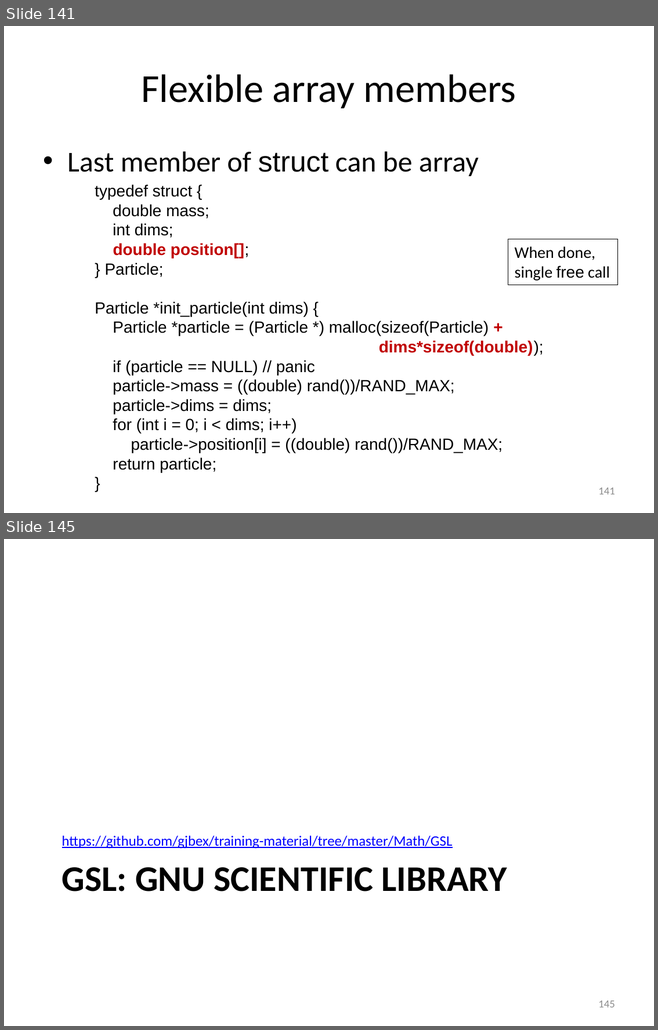
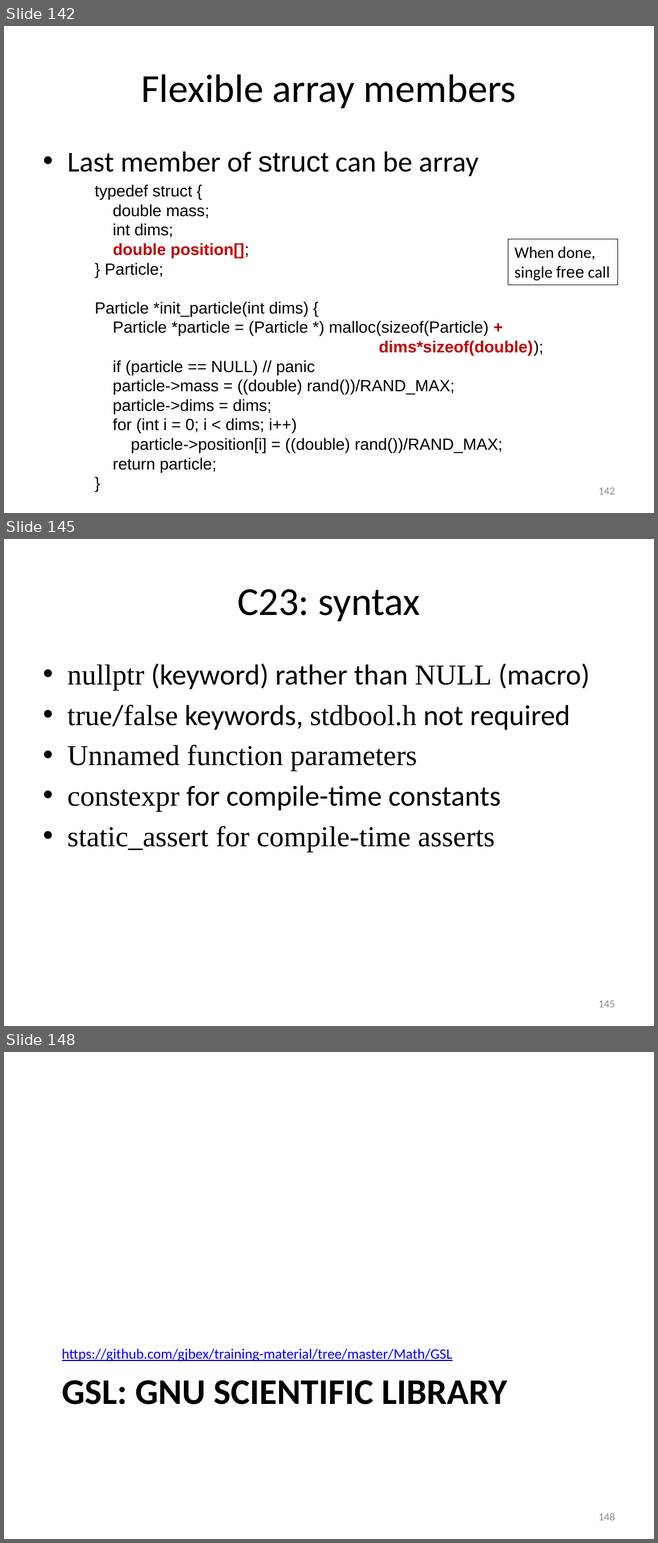
Before and after one commit to gjbex/Scientific-C, a slide deck: scientific_c.pptx. Shown one above the other, each under a label of ours: slides 141 and 145 before the commit, slides 142, 145 and 148 after it; the slides between them are not shown. The pictures are 658x1030 and 658x1543 pixels, drawn with LibreOffice and Linux fonts; fonts in the diff are those of the drawing. Boxes give left, top, right and bottom in pixels: in the first picture for what was removed or moved away, otherwise in the second. Text is boxed around its words. In the diff, an @@ line names an element or a change of style, - is before the commit and + after.

```diff
--- a/scientific_c.pptx
+++ b/scientific_c.pptx
@@ slide 145 added at [4,539,654,1026], background #FFFFFF @@
@@ title added at [237,589,420,621], 44 pt, text #000000 @@
+C23: syntax
@@ text added at [67,663,590,852], 32 pt, text #000000 @@
+• nullptr (keyword) rather than NULL (macro)
+• true/false keywords, stdbool.h not required
+• Unnamed function parameters
+• constexpr for compile-time constants
+• static_assert for compile-time asserts
@@ page number added at [598,1001,614,1008], 12 pt, text #8C8C8C @@
+145
@@ what was slide 141 is now slide 142 @@
@@ page number at [598,488,614,495]: text changed @@
-141
+142
@@ what was slide 145 is now slide 148 @@
@@ page number at [598,1513,614,1521]: text changed @@
-145
+148
```
Also in this commit, not shown: 5 slides changed, 2 other slides added.
